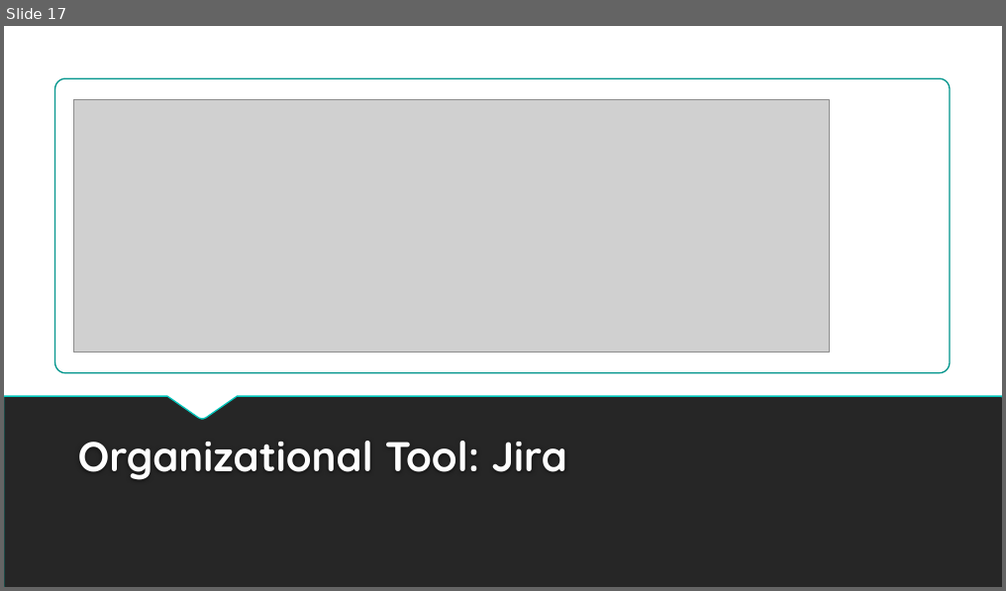
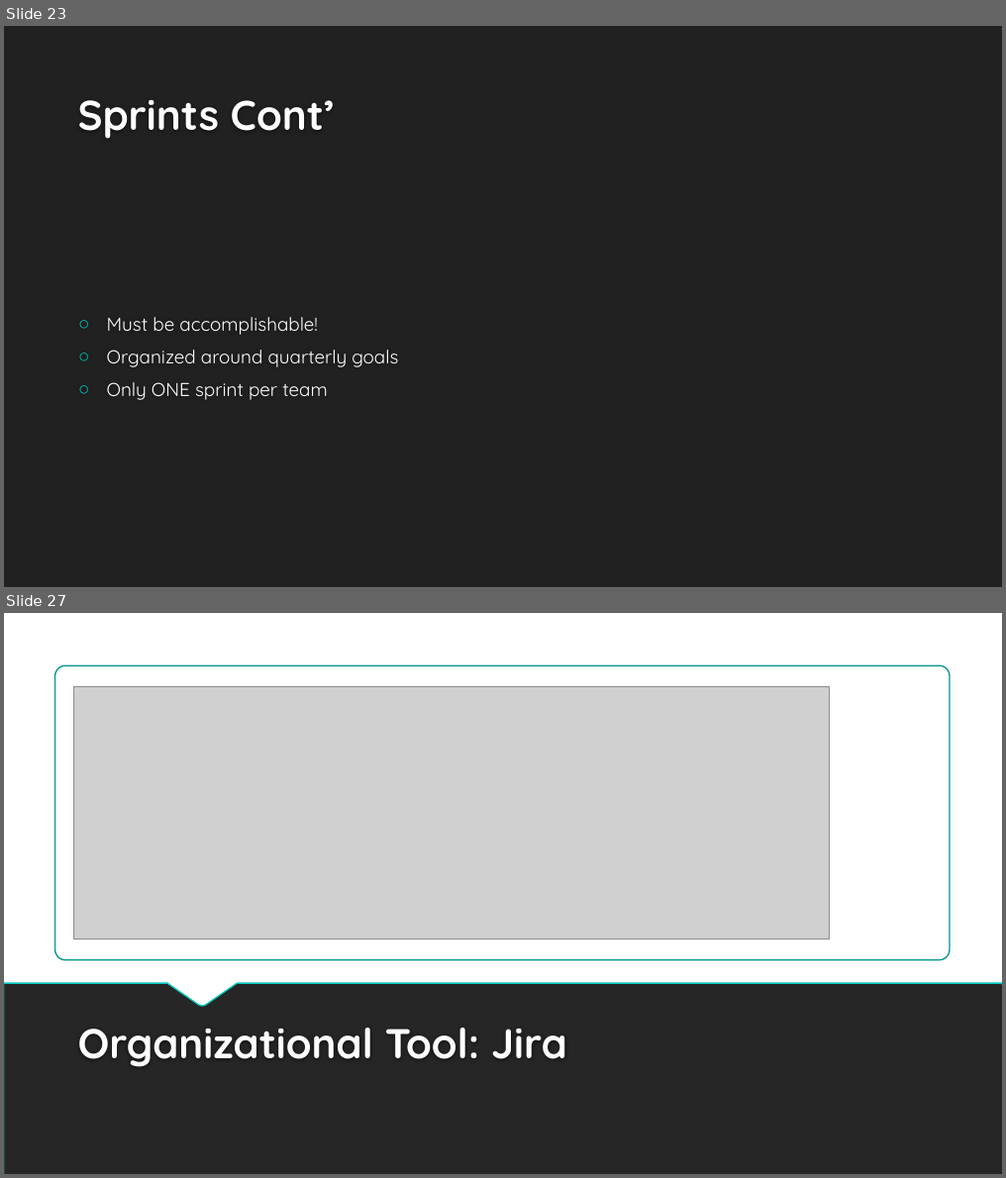
Before and after one commit to hexa-decim8/ISBPM, a slide deck: Class_Materials/Week_3/Day_1/ISBPM w3d1.pptx. Shown one above the other, each under a label of ours: slide 17 before the commit, slides 23 and 27 after it; the slides between them are not shown. The pictures are 1006x591 and 1006x1178 pixels, drawn with LibreOffice and Linux fonts; fonts in the diff are those of the drawing; grey boxes stand for pictures; background and template pictures are left out. Boxes give left, top, right and bottom in pixels: in the first picture for what was removed or moved away, otherwise in the second. Text is boxed around its words. In the diff, an @@ line names an element or a change of style, - is before the commit and + after.

```diff
--- a/Class_Materials/Week_3/Day_1/ISBPM w3d1.pptx
+++ b/Class_Materials/Week_3/Day_1/ISBPM w3d1.pptx
@@ slide 23 added at [4, 26, 1002, 587], background #212121 @@
@@ title added at [78, 100, 336, 139], 40 pt, text #FEFEFE, bold @@
+Sprints Cont’
@@ text added at [107, 317, 398, 400], 18 pt, text #FFFFFF @@
+○ Must be accomplishable!
+○ Organized around quarterly goals
+○ Only ONE sprint per team
@@ what was slide 17 is now slide 27 @@
```
Also in this commit, not shown: 4 slides changed, 27 other slides added, 1 slide removed, 5 other files.
